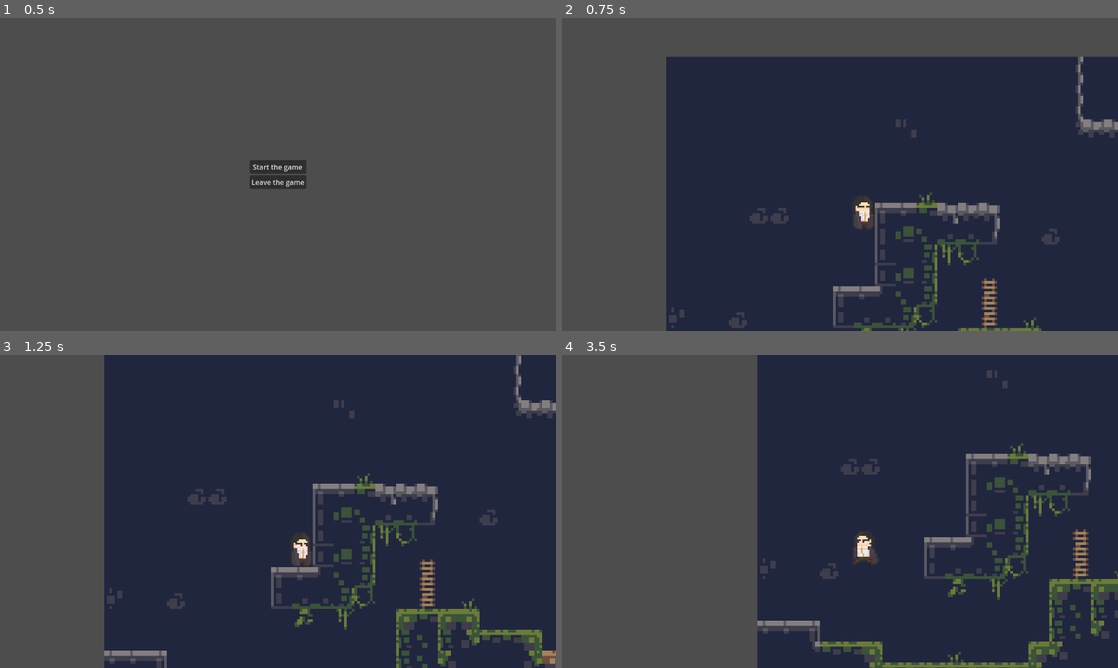
Above: before the commit, frames 1-4 (two rows, left to right).
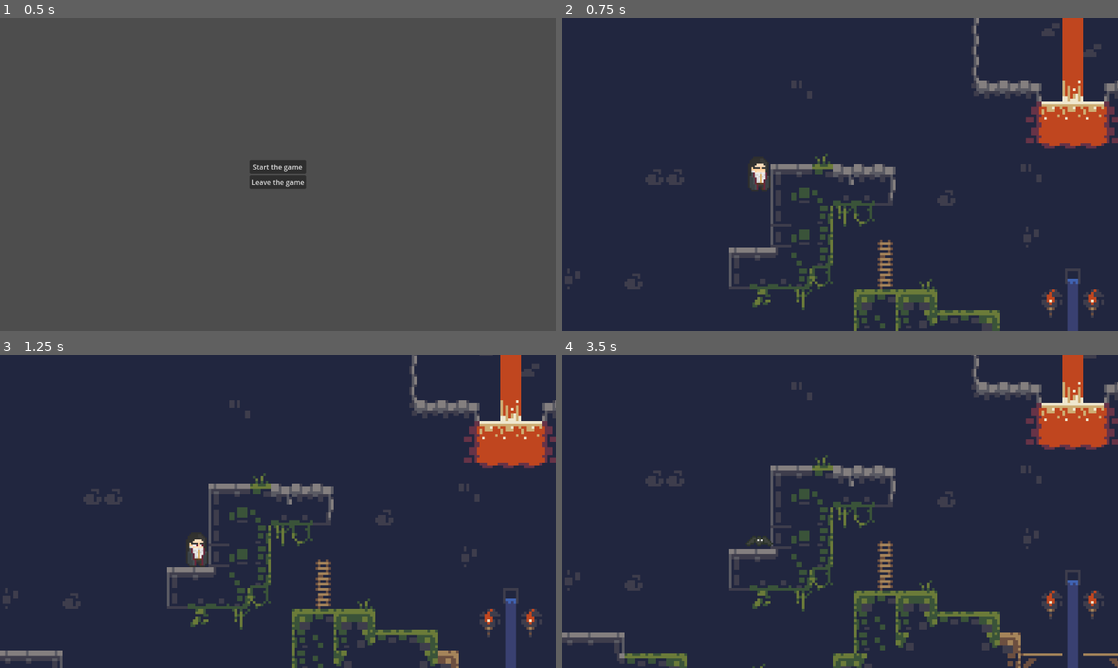
Above: after the commit, the same moments.

Repository: Kaporos/VampireLight
Game: Godot game, scene res://scenes/menu.tscn
The game is run twice, just before and just after one commit, with the same random seed, the same clock (stepped at 60 frames per second) and the same inputs.
Inputs:
- Up to frame 1 (0.5 s): no input
- Up to frame 2 (0.75 s): click "Start the game" at 0.5 s
- Up to frame 3 (1.25 s): no input
- Up to frame 4 (3.5 s): tap Enter (ui_accept) at 1.25, 1.52, 1.82, 2.27, 2.57 s; hold Q (bat_transform) 1.28-2.03 s; hold Right (ui_right) 1.28-2.78 s; tap A (a_pressed, bound only after the commit) at 1.55, 2.1 s; tap D (d_pressed, bound only after the commit) at 2.3, 2.85 s; hold Left (ui_left) from 2.78 s (still down); tap S (s_pressed, bound only after the commit) at 3.05 s

Frame 1 is identical in both runs. In frame 2, 41% of the frame differs, in the area x 0-100%, y 0-100%; in frame 3, 34%; in frame 4, 50%.

Commit message:
Add attack animation

Diff:
--- a/project.godot
+++ b/project.godot
@@ -19,11 +19,6 @@
 
 RayCaster="*res://scripts/Raycaster.gd"
 
-[layer_names]
-
-2d_physics/layer_1="Player"
-2d_physics/layer_2="Lights"
-2d_physics/layer_3="Obstacles"
 [display]
 
 window/size/viewport_width=1280
@@ -36,6 +31,32 @@
 "events": [Object(InputEventKey,"resource_local_to_scene":false,"resource_name":"","device":-1,"window_id":0,"alt_pressed":false,"shift_pressed":false,"ctrl_pressed":false,"meta_pressed":false,"pressed":false,"keycode":0,"physical_keycode":81,"key_label":0,"unicode":113,"echo":false,"script":null)
 ]
 }
+w_pressed={
+"deadzone": 0.5,
+"events": [Object(InputEventKey,"resource_local_to_scene":false,"resource_name":"","device":-1,"window_id":0,"alt_pressed":false,"shift_pressed":false,"ctrl_pressed":false,"meta_pressed":false,"pressed":false,"keycode":0,"physical_keycode":87,"key_label":0,"unicode":119,"echo":false,"script":null)
+]
+}
+s_pressed={
+"deadzone": 0.5,
+"events": [Object(InputEventKey,"resource_local_to_scene":false,"resource_name":"","device":-1,"window_id":0,"alt_pressed":false,"shift_pressed":false,"ctrl_pressed":false,"meta_pressed":false,"pressed":false,"keycode":0,"physical_keycode":83,"key_label":0,"unicode":115,"echo":false,"script":null)
+]
+}
+a_pressed={
+"deadzone": 0.5,
+"events": [Object(InputEventKey,"resource_local_to_scene":false,"resource_name":"","device":-1,"window_id":0,"alt_pressed":false,"shift_pressed":false,"ctrl_pressed":false,"meta_pressed":false,"pressed":false,"keycode":0,"physical_keycode":65,"key_label":0,"unicode":97,"echo":false,"script":null)
+]
+}
+d_pressed={
+"deadzone": 0.5,
+"events": [Object(InputEventKey,"resource_local_to_scene":false,"resource_name":"","device":-1,"window_id":0,"alt_pressed":false,"shift_pressed":false,"ctrl_pressed":false,"meta_pressed":false,"pressed":false,"keycode":0,"physical_keycode":68,"key_label":0,"unicode":100,"echo":false,"script":null)
+]
+}
+
+[layer_names]
+
+2d_physics/layer_1="Player"
+2d_physics/layer_2="Lights"
+2d_physics/layer_3="Obstacles"
 
 [rendering]
 
--- a/scenes/protagonist/bat.tscn
+++ b/scenes/protagonist/bat.tscn
@@ -218,7 +218,7 @@
 sprite_frames = SubResource("SpriteFrames_36rlb")
 animation = &"bat_transform_left"
 autoplay = "idle_right"
-frame_progress = 0.258899
+frame_progress = 0.958001
 
 [node name="CollisionShape2D" type="CollisionShape2D" parent="."]
 position = Vector2(0, -2)
--- a/scenes/protagonist/vampire.gd
+++ b/scenes/protagonist/vampire.gd
@@ -14,6 +14,7 @@
 var orientation_was_right = true
 var is_tranforming = false
 var elevate_bat = false
+var is_attacking = false
 
 var gravity = ProjectSettings.get_setting("physics/2d/default_gravity")
 
@@ -23,56 +24,71 @@
 
 # Called every frame. 'delta' is the elapsed time since the previous frame.
 func _process(delta):
+
+
+
 	if elevate_bat:
-		transform[2][1] -= BAT_SPEED*delta/10
+		transform[2][1] -= BAT_SPEED*delta/8
 	if is_tranforming:
 		return
 	var input_vector = get_input()
 	if is_bat:
-		move_bat()
-		animate_bat(input_vector)
+		move_bat(input_vector)
+		if not is_attacking:
+			animate_bat(input_vector)
 	else:
-		move_humanoid(delta)
-		animate_humanoid(input_vector)
+		move_humanoid(delta, input_vector)
+		if not is_attacking:
+			animate_humanoid(input_vector)
 
 	check_for_transform()
 
-func move_bat():
+func move_bat(input_vector):
 	$HumanoidCollision.disabled = true
 	$BatCollision.disabled = false
-	var direction_horizontal = Input.get_axis("ui_left", "ui_right")
-	var direction_vertical = Input.get_axis("ui_up", "ui_down")
+	var direction_horizontal = input_vector.x
+	var direction_vertical = input_vector.y
 	velocity.x = direction_horizontal
 	velocity.y = direction_vertical
 	velocity = velocity.normalized() * BAT_SPEED
 	move_and_slide()
 
-func move_humanoid(delta):
+func move_humanoid(delta, input_vector):
 	$HumanoidCollision.disabled = false
 	$BatCollision.disabled = true
-	var input_vector = get_input()
-
 	# Add the gravity.
 	if not is_on_floor():
 		velocity.y += gravity * delta
 
 	# Handle Jump.
-	if Input.is_action_just_pressed("ui_accept") and is_on_floor():
+	if Input.is_action_just_pressed("w_pressed") and is_on_floor():
 		velocity.y = JUMP_VELOCITY
 
 	# Get the input direction and handle the movement/deceleration.
 	# As good practice, you should replace UI actions with custom gameplay actions.
-	var direction = Input.get_axis("ui_left", "ui_right")
+	var direction = input_vector.x
 	if direction:
 		velocity.x = direction * SPEED
 	else:
 		velocity.x = move_toward(velocity.x, 0, SPEED)
-
 	move_and_slide()
 
 func animate_bat(input_vector):
 	$HumanoidAnimation.visible = false
 	$BatAnimation.visible = true
+
+	if is_attacking:
+		if orientation_was_right:
+			$BatAnimation.play("attack_right")
+			await get_tree().create_timer(0.8).timeout
+			is_attacking = false
+			return
+		else:
+			$BatAnimation.play("attack_left")
+			await get_tree().create_timer(0.8).timeout
+			is_attacking = false
+			return
+
 	if (input_vector[0] == 0 and input_vector[1] == 0):
 		if orientation_was_right:
 			$BatAnimation.play("idle_right")
@@ -93,6 +109,21 @@
 func animate_humanoid(input_vector):
 	$HumanoidAnimation.visible = true
 	$BatAnimation.visible = false
+
+	if Input.is_action_just_pressed("ui_accept"):
+		if orientation_was_right:
+			is_attacking = true
+			$HumanoidAnimation.play("attack_right")
+			await get_tree().create_timer(0.5).timeout
+			is_attacking = false
+			return
+		else:
+			is_attacking = true
+			$HumanoidAnimation.play("attack_left")
+			await get_tree().create_timer(0.5).timeout
+			is_attacking = false
+			return
+
 	if (input_vector[0] == 0 and input_vector[1] == 0):
 		if orientation_was_right:
 			if collision_offset:
@@ -123,9 +154,9 @@
 		return
 
 func check_for_transform():
+
 	var transform_command = Input.is_action_pressed("bat_transform")
 	if transform_command:
-
 
 		if is_bat:
 			is_tranforming = true
@@ -160,4 +191,10 @@
 			return
 
 func get_input():
-	return Input.get_vector("ui_left", "ui_right", "ui_up", "ui_down")
+	return Input.get_vector("a_pressed", "d_pressed", "w_pressed", "s_pressed")
+
+func get_usefull_vector():
+	var input_vector = get_input()
+	var x_comp = input_vector[1] - input_vector[0]
+	var y_comp = input_vector[3] - input_vector[2]
+	return Vector2(x_comp, y_comp)
--- a/scenes/protagonist/vampire.tscn
+++ b/scenes/protagonist/vampire.tscn
@@ -11,6 +11,73 @@
 [sub_resource type="RectangleShape2D" id="RectangleShape2D_cyrja"]
 size = Vector2(52, 88)
 
+[sub_resource type="RectangleShape2D" id="RectangleShape2D_nptbc"]
+size = Vector2(49, 44)
+
+[sub_resource type="AtlasTexture" id="AtlasTexture_nkrvl"]
+atlas = ExtResource("2_0xlqs")
+region = Rect2(0, 288, 32, 32)
+
+[sub_resource type="AtlasTexture" id="AtlasTexture_5tut1"]
+atlas = ExtResource("2_0xlqs")
+region = Rect2(32, 288, 32, 32)
+
+[sub_resource type="AtlasTexture" id="AtlasTexture_de2m3"]
+atlas = ExtResource("2_0xlqs")
+region = Rect2(64, 288, 32, 32)
+
+[sub_resource type="AtlasTexture" id="AtlasTexture_hf7yr"]
+atlas = ExtResource("2_0xlqs")
+region = Rect2(96, 288, 32, 32)
+
+[sub_resource type="AtlasTexture" id="AtlasTexture_apvla"]
+atlas = ExtResource("2_0xlqs")
+region = Rect2(128, 288, 32, 32)
+
+[sub_resource type="AtlasTexture" id="AtlasTexture_78i4p"]
+atlas = ExtResource("2_0xlqs")
+region = Rect2(160, 288, 32, 32)
+
+[sub_resource type="AtlasTexture" id="AtlasTexture_88vnc"]
+atlas = ExtResource("2_0xlqs")
+region = Rect2(192, 288, 32, 32)
+
+[sub_resource type="AtlasTexture" id="AtlasTexture_sma51"]
+atlas = ExtResource("2_0xlqs")
+region = Rect2(224, 288, 32, 32)
+
+[sub_resource type="AtlasTexture" id="AtlasTexture_ckbx1"]
+atlas = ExtResource("2_0xlqs")
+region = Rect2(0, 64, 32, 32)
+
+[sub_resource type="AtlasTexture" id="AtlasTexture_imkdy"]
+atlas = ExtResource("2_0xlqs")
+region = Rect2(32, 64, 32, 32)
+
+[sub_resource type="AtlasTexture" id="AtlasTexture_wo46i"]
+atlas = ExtResource("2_0xlqs")
+region = Rect2(64, 64, 32, 32)
+
+[sub_resource type="AtlasTexture" id="AtlasTexture_crv7c"]
+atlas = ExtResource("2_0xlqs")
+region = Rect2(96, 64, 32, 32)
+
+[sub_resource type="AtlasTexture" id="AtlasTexture_o6bno"]
+atlas = ExtResource("2_0xlqs")
+region = Rect2(128, 64, 32, 32)
+
+[sub_resource type="AtlasTexture" id="AtlasTexture_yg2lt"]
+atlas = ExtResource("2_0xlqs")
+region = Rect2(160, 64, 32, 32)
+
+[sub_resource type="AtlasTexture" id="AtlasTexture_r5l3i"]
+atlas = ExtResource("2_0xlqs")
+region = Rect2(192, 64, 32, 32)
+
+[sub_resource type="AtlasTexture" id="AtlasTexture_t6mqw"]
+atlas = ExtResource("2_0xlqs")
+region = Rect2(224, 64, 32, 32)
+
 [sub_resource type="AtlasTexture" id="AtlasTexture_rsxsd"]
 atlas = ExtResource("2_0xlqs")
 region = Rect2(0, 384, 32, 32)
@@ -253,6 +320,64 @@
 
 [sub_resource type="SpriteFrames" id="SpriteFrames_qtv1s"]
 animations = [{
+"frames": [{
+"duration": 1.0,
+"texture": SubResource("AtlasTexture_nkrvl")
+}, {
+"duration": 1.0,
+"texture": SubResource("AtlasTexture_5tut1")
+}, {
+"duration": 1.0,
+"texture": SubResource("AtlasTexture_de2m3")
+}, {
+"duration": 1.0,
+"texture": SubResource("AtlasTexture_hf7yr")
+}, {
+"duration": 1.0,
+"texture": SubResource("AtlasTexture_apvla")
+}, {
+"duration": 1.0,
+"texture": SubResource("AtlasTexture_78i4p")
+}, {
+"duration": 1.0,
+"texture": SubResource("AtlasTexture_88vnc")
+}, {
+"duration": 1.0,
+"texture": SubResource("AtlasTexture_sma51")
+}],
+"loop": true,
+"name": &"attack_left",
+"speed": 10.0
+}, {
+"frames": [{
+"duration": 1.0,
+"texture": SubResource("AtlasTexture_ckbx1")
+}, {
+"duration": 1.0,
+"texture": SubResource("AtlasTexture_imkdy")
+}, {
+"duration": 1.0,
+"texture": SubResource("AtlasTexture_wo46i")
+}, {
+"duration": 1.0,
+"texture": SubResource("AtlasTexture_crv7c")
+}, {
+"duration": 1.0,
+"texture": SubResource("AtlasTexture_o6bno")
+}, {
+"duration": 1.0,
+"texture": SubResource("AtlasTexture_yg2lt")
+}, {
+"duration": 1.0,
+"texture": SubResource("AtlasTexture_r5l3i")
+}, {
+"duration": 1.0,
+"texture": SubResource("AtlasTexture_t6mqw")
+}],
+"loop": true,
+"name": &"attack_right",
+"speed": 10.0
+}, {
 "frames": [{
 "duration": 1.0,
 "texture": SubResource("AtlasTexture_rsxsd")
@@ -670,27 +795,37 @@
 script = ExtResource("1_vq3cx")
 
 [node name="BatCollision" type="CollisionShape2D" parent="."]
-position = Vector2(54, 83)
+position = Vector2(54, 68)
 shape = SubResource("RectangleShape2D_b5oyx")
 
 [node name="HumanoidCollision" type="CollisionShape2D" parent="."]
 position = Vector2(54, 84)
 shape = SubResource("RectangleShape2D_cyrja")
 
+[node name="HitArea" type="CollisionShape2D" parent="."]
+position = Vector2(104.5, 106)
+shape = SubResource("RectangleShape2D_nptbc")
+disabled = true
+
 [node name="HumanoidAnimation" type="AnimatedSprite2D" parent="."]
-visible = false
 position = Vector2(64, 64)
 scale = Vector2(4, 4)
 sprite_frames = SubResource("SpriteFrames_qtv1s")
-animation = &"bat_transform_right"
-frame_progress = 0.145651
+animation = &"attack_left"
+frame_progress = 0.766643
 
 [node name="BatAnimation" type="AnimatedSprite2D" parent="."]
+visible = false
 position = Vector2(54, 88)
 scale = Vector2(4, 4)
 sprite_frames = SubResource("SpriteFrames_s1o5a")
-animation = &"bat_transform_left"
+animation = &"idle_left"
 autoplay = "idle_right"
-frame_progress = 0.816147
+frame_progress = 0.756185
 
 [node name="Camera2D" type="Camera2D" parent="."]
+position = Vector2(-1, 0)
+limit_left = 0
+limit_top = 0
+limit_right = 2400
+limit_bottom = 1200
Not shown: 1 places in scenes/protagonist/vampire.tscn that only renumber resources
